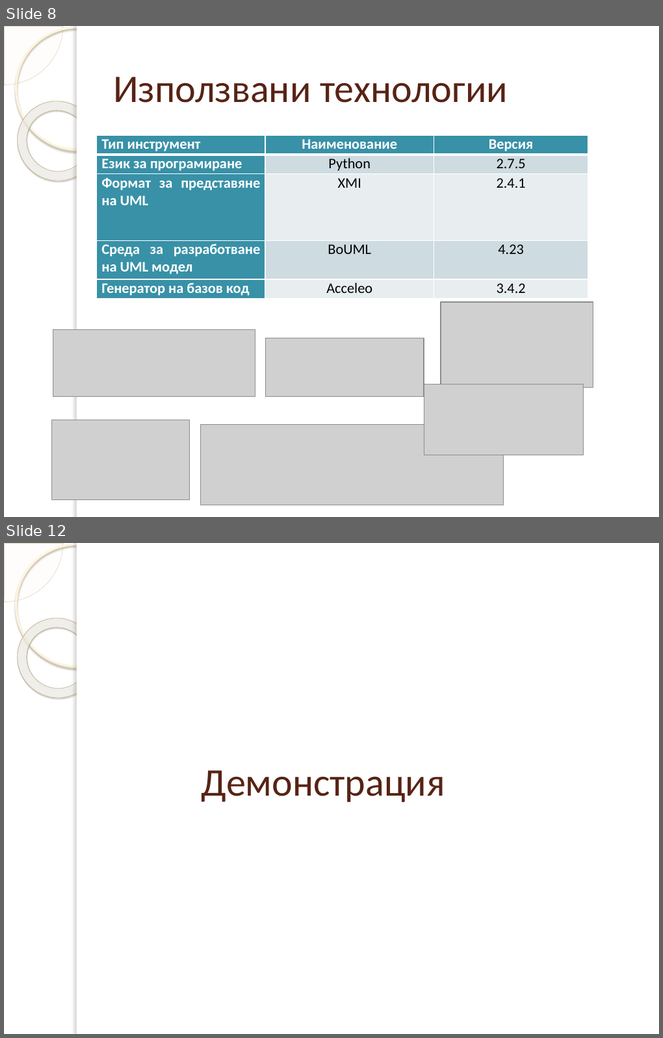
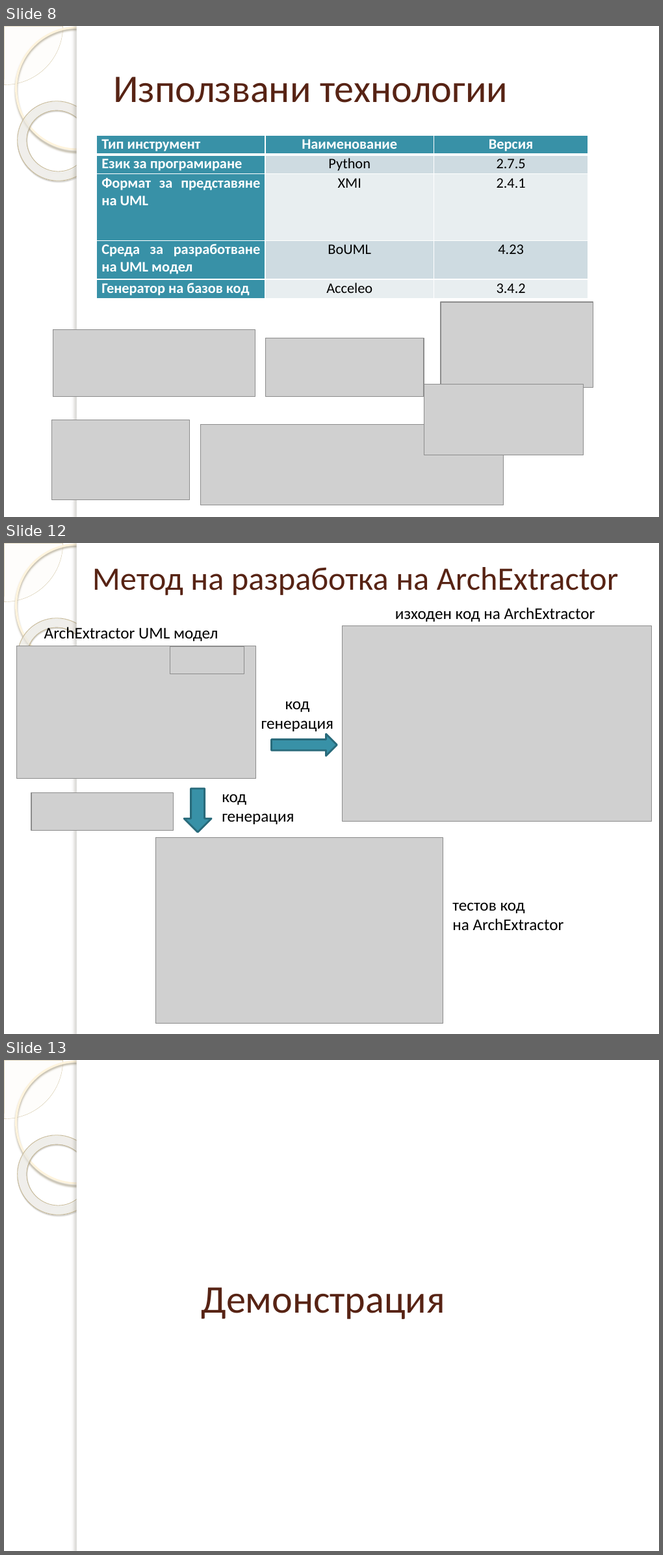
Before and after one commit to dmanev/ArchExtractor, a slide deck: ArchExtractor/doc/Presentation.pptx. Shown one above the other, each under a label of ours: slides 8 and 12 before the commit, slides 8, 12 and 13 after it; the slides between them are not shown. The pictures are 663x1038 and 663x1555 pixels, drawn with LibreOffice and Linux fonts; fonts in the diff are those of the drawing; grey boxes stand for pictures; background and template pictures are left out. Boxes give left, top, right and bottom in pixels: in the first picture for what was removed or moved away, otherwise in the second. Text is boxed around its words. In the diff, an @@ line names an element or a change of style, - is before the commit and + after.

```diff
--- a/ArchExtractor/doc/Presentation.pptx
+++ b/ArchExtractor/doc/Presentation.pptx
@@ slide 12 added at box(4, 543, 659, 1034), background picture (left out); not listed: 5 template elements that a slide beside it also shows @@
@@ title added at box(92, 567, 619, 596), 36 pt, text #572314 @@
+Метод на разработка на ArchExtractor
@@ text added at box(395, 607, 596, 622), 18 pt, text #000000 @@
+изходен код на ArchExtractor
@@ text added at box(44, 626, 218, 641), 18 pt, text #000000 @@
+ArchExtractor UML модел
@@ picture added at box(343, 626, 652, 821) @@
@@ picture added at box(16, 646, 256, 778) @@
@@ picture added at box(170, 646, 244, 674) @@
@@ text added at box(261, 701, 334, 731), 18 pt, text #000000 @@
+код
+генерация
@@ right arrow added at box(271, 734, 337, 756), fill #3891A7, outline #296B7C 2 pt @@
@@ picture added at box(31, 793, 174, 832) @@
@@ down arrow added at box(184, 789, 212, 833), fill #3891A7, outline #296B7C 2 pt @@
@@ text added at box(222, 794, 294, 824), 18 pt, text #000000 @@
+код
+генерация
@@ picture added at box(156, 838, 443, 1023) @@
@@ text added at box(452, 902, 564, 930), 18 pt, text #000000 @@
+тестов код
+на ArchExtractor
@@ what was slide 12 is now slide 13 @@
```
Also in this commit, not shown: 6 slides changed, 7 other slides added, 3 other files.
